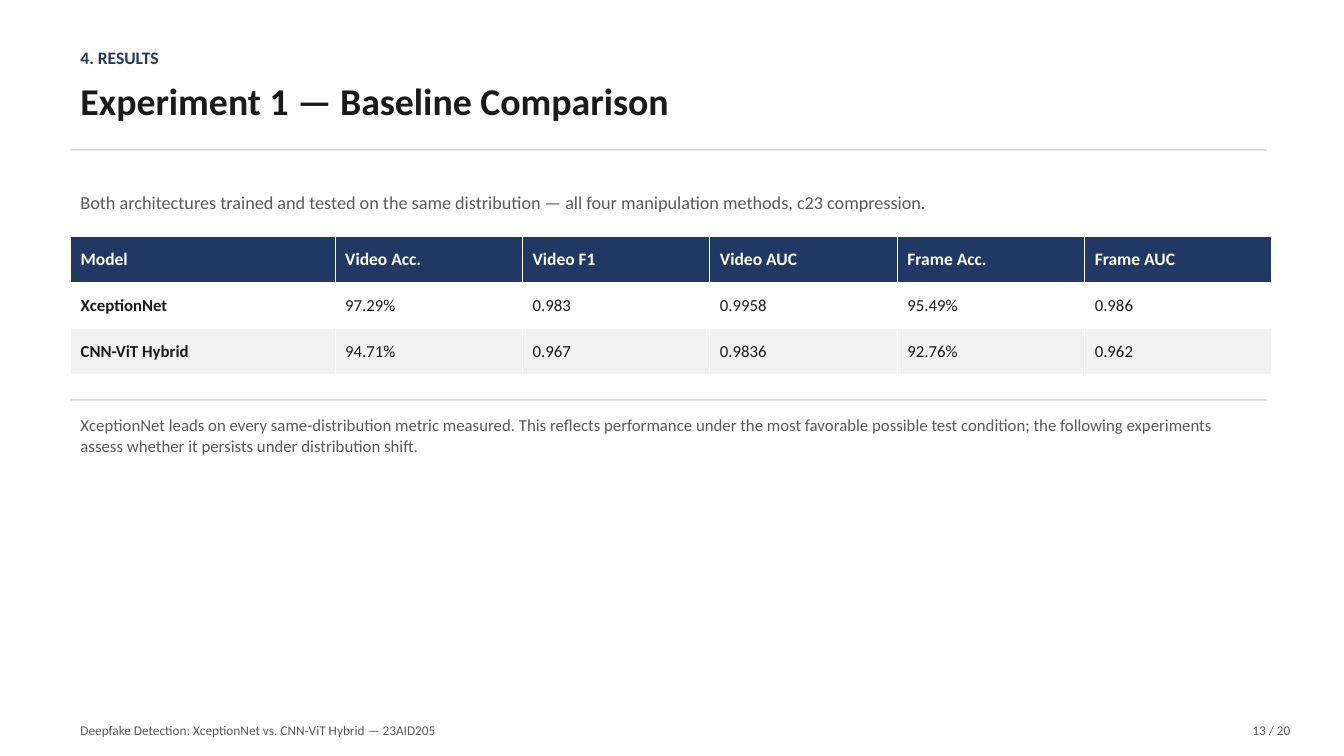
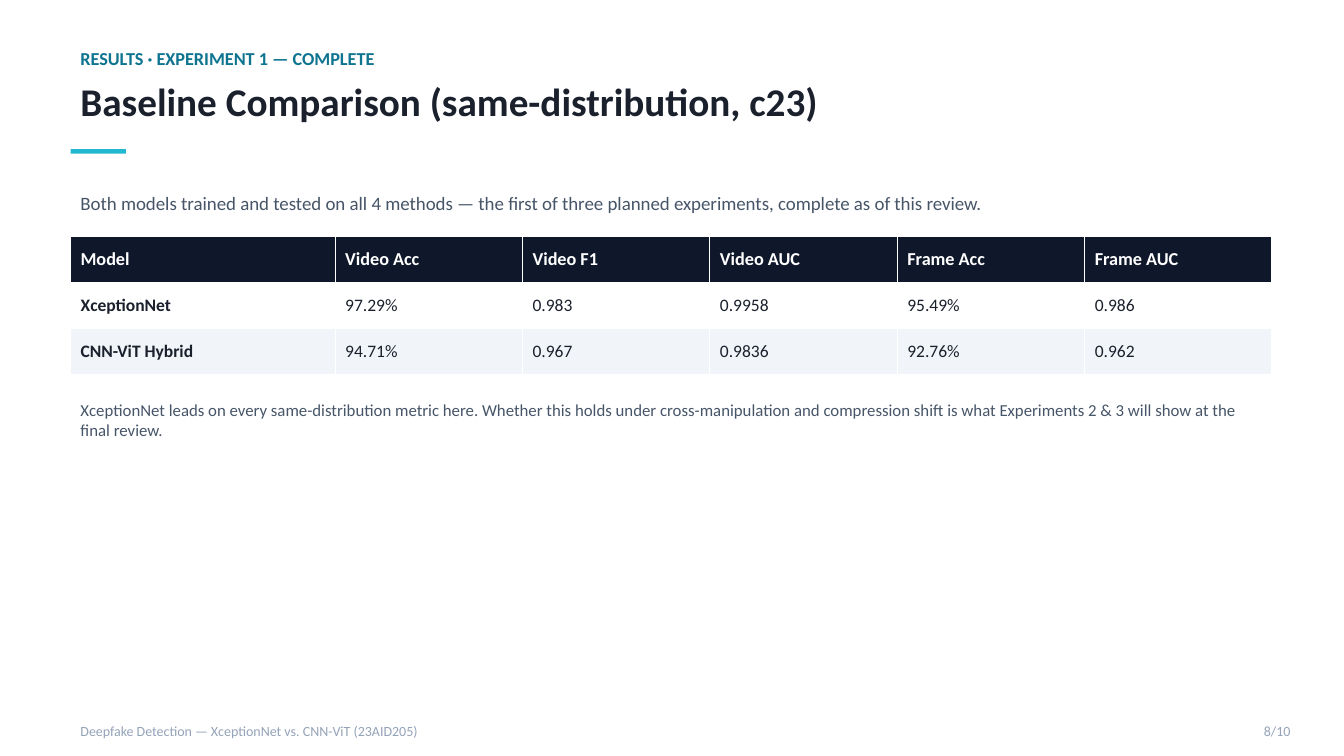
Before and after one commit to DUNE-ODYSSEY/deepfake-detection, a slide deck: slide 8 of docs/mid_review_update.pptx (slide 13 before the commit). Drawn at 1344x756 pixels with LibreOffice and Linux fonts; fonts in the diff are those of the drawing. Boxes give left, top, right and bottom in pixels: in the first picture for what was removed or moved away, otherwise in the second. Text is boxed around its words. In the diff, an @@ line names an element or a change of style, - is before the commit and + after.

```diff
--- a/docs/mid_review_update.pptx
+++ b/docs/mid_review_update.pptx
@@ text at (80, 53, 375, 65): text changed; size 12.5 to 13 pt; text colour #1F3864 to #0E7490 @@
-4. RESULTS
+RESULTS · EXPERIMENT 1 — COMPLETE
@@ text at (80, 87, 817, 122): text changed; size 27 to 28 pt; text colour #1A1A1A to #1A202C @@
-Experiment 1 — Baseline Comparison
+Baseline Comparison (same-distribution, c23)
@@ rectangle removed at (71, 149, 1267, 150) @@
@@ rectangle added at (71, 149, 126, 153), fill #22B8CF @@
@@ text at (80, 197, 982, 213): text changed; size 13 to 13.5 pt; text colour #595959 to #475569 @@
-Both architectures trained and tested on the same distribution — all four manipulation methods, c23 compression.
+Both models trained and tested on all 4 methods — the first of three planned experiments, complete as of this review.
@@ table at (71, 236, 1272, 375) @@
-row 1, column 2: Video Acc.
+row 1, column 2: Video Acc
-row 1, column 5: Frame Acc.
+row 1, column 5: Frame Acc
@@ fill #1F3864 to #0F172A in row 1 @@
@@ fill #F2F2F2 to #F1F5F9 in row 3 @@
@@ size 12.5 to 13 pt in "Model", "Video F1", "Video AUC", "Frame AUC" @@
@@ size 12 to 12.5 pt, text colour #1A1A1A to #1A202C in "XceptionNet", "97.29%", "0.983", "0.9958" and 8 more places @@
@@ rectangle removed at (71, 399, 1267, 400) @@
@@ text at (80, 404, 1235, 436): text changed; text colour #595959 to #475569 @@
-XceptionNet leads on every same-distribution metric measured. This reflects performance under the most favorable possible test condition; the following experiments assess whether it persists under distribution shift.
+XceptionNet leads on every same-distribution metric here. Whether this holds under cross-manipulation and compression shift is what Experiments 2 & 3 will show at the final review.
@@ text at (80, 726, 418, 738): text changed; size 9.5 to 10 pt; text colour #595959 to #94A3B8 @@
-Deepfake Detection: XceptionNet vs. CNN-ViT Hybrid — 23AID205
+Deepfake Detection — XceptionNet vs. CNN-ViT (23AID205)
@@ text at (1264, 726, 1291, 737): text changed; size 9.5 to 10 pt; text colour #595959 to #94A3B8 @@
-13 / 20
+8/10
```
Also in this commit, not shown: 2 other slides changed, 7 slides added, 17 slides removed, 1 other file.
